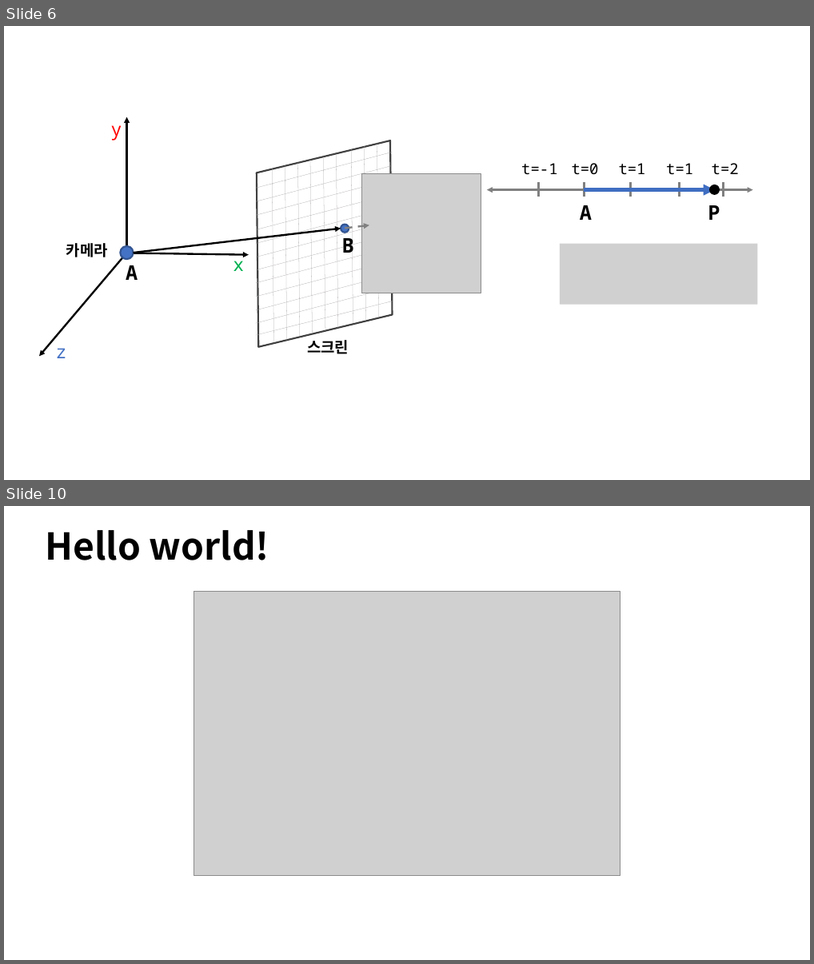
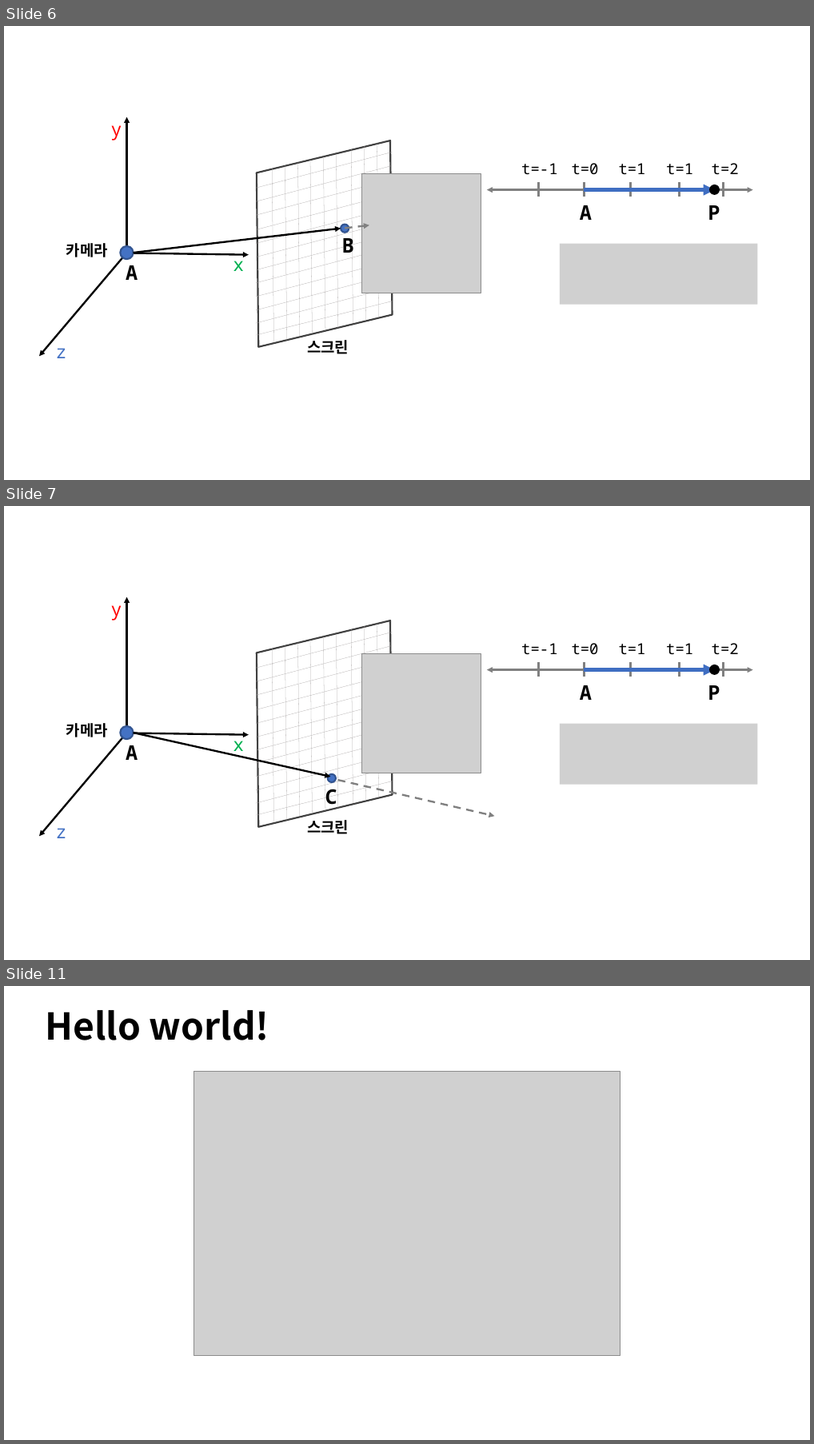
Before and after one commit to Snowapril/Raytracing-In-A-Weekend-Python, a slide deck: Presentation/RayTracing.pptx. Shown one above the other, each under a label of ours: slides 6 and 10 before the commit, slides 6, 7 and 11 after it; the slides between them are not shown. The pictures are 814x964 and 814x1444 pixels, drawn with LibreOffice and Linux fonts; fonts in the diff are those of the drawing; grey boxes stand for pictures; background and template pictures are left out. Boxes give left, top, right and bottom in pixels: in the first picture for what was removed or moved away, otherwise in the second. Text is boxed around its words. In the diff, an @@ line names an element or a change of style, - is before the commit and + after.

```diff
--- a/Presentation/RayTracing.pptx
+++ b/Presentation/RayTracing.pptx
@@ slide 7 added at (4, 506, 810, 960), background picture (left out) @@
@@ arrow added from (127, 732) to (127, 596), #000000 2.25 pt @@
@@ text added at (111, 605, 122, 620), 22 pt, text #FF0000 @@
+y
@@ group added at (219, 620, 430, 826): 21 lines, 1 parallelogram @@
@@ text added at (522, 643, 558, 655), 18 pt, text #000000 @@
+t=-1
@@ text added at (572, 643, 599, 654), 18 pt, text #000000 @@
+t=0
@@ text added at (619, 643, 646, 654), 18 pt, text #000000 @@
+t=1
@@ text added at (666, 643, 694, 655), 18 pt, text #000000 @@
+t=1
@@ text added at (712, 643, 739, 654), 18 pt, text #000000 @@
+t=2
@@ picture added at (362, 654, 481, 772) @@
@@ double arrow added from (487, 670) to (754, 670), #808080 2.25 pt @@
@@ line added from (538, 661) to (538, 676), #808080 3 pt @@
@@ line added from (584, 661) to (584, 676), #808080 3 pt @@
@@ arrow added from (584, 670) to (715, 670), #3F6FC3 4.5 pt @@
@@ line added from (630, 661) to (630, 676), #808080 3 pt @@
@@ line added from (680, 661) to (680, 676), #808080 3 pt @@
@@ ellipse added at (710, 664, 720, 675), fill #000000 @@
@@ line added from (724, 661) to (724, 676), #808080 3 pt @@
@@ text added at (580, 685, 592, 700), 24 pt, text #000000, bold @@
+A
@@ text added at (708, 685, 720, 700), 24 pt, text #000000, bold @@
+P
@@ arrow added from (127, 733) to (39, 836), #000000 2.25 pt @@
@@ text added at (66, 723, 108, 737), 18 pt, text #000000, bold @@
+카메라
@@ ellipse added at (120, 726, 134, 740), fill #4472C4, outline #325491 2 pt @@
@@ text added at (126, 745, 138, 760), 24 pt, text #000000, bold @@
+A
@@ arrow added from (126, 733) to (249, 735), #000000 2.25 pt @@
@@ arrow added from (134, 732) to (330, 776), #000000 2.25 pt @@
@@ text added at (233, 734, 244, 756), 22 pt, text #00B050 @@
+x
@@ picture added at (560, 723, 758, 784) @@
@@ text added at (326, 788, 338, 808), 24 pt, text #000000, bold @@
+C
@@ ellipse added at (328, 774, 335, 782), fill #4472C4, outline #325491 2 pt @@
@@ arrow added from (338, 780) to (495, 816), #808080 2.25 pt dashed @@
@@ text added at (56, 828, 67, 838), 22 pt, text #4472C4 @@
+z
@@ text added at (307, 820, 349, 834), 18 pt, text #000000, bold @@
+스크린
@@ what was slide 10 is now slide 11 @@
```
Also in this commit, not shown: 10 slides changed.
